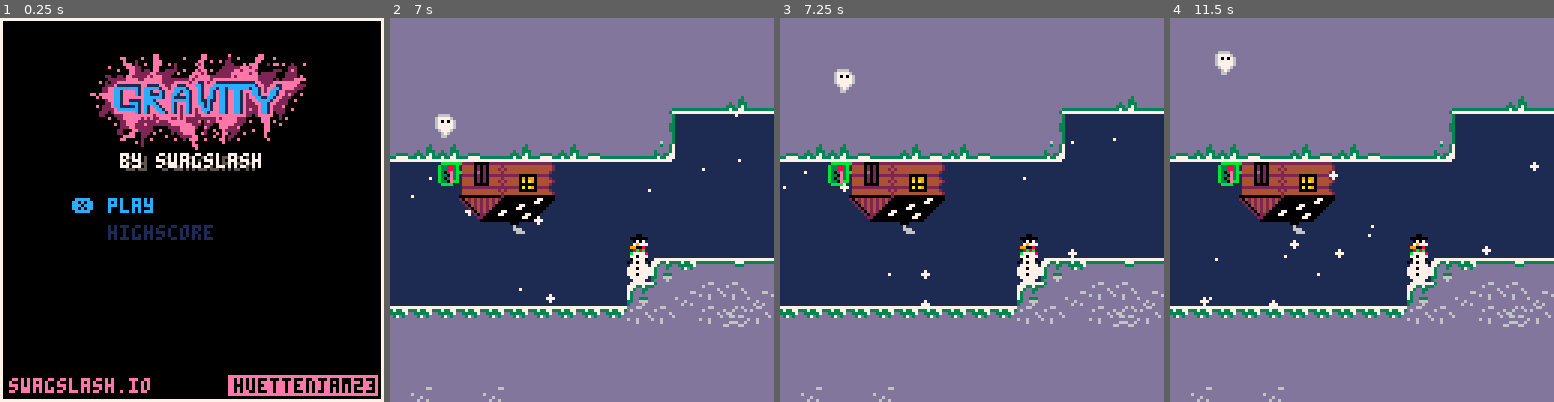
Above: before the commit, frames 1-4 (left to right).
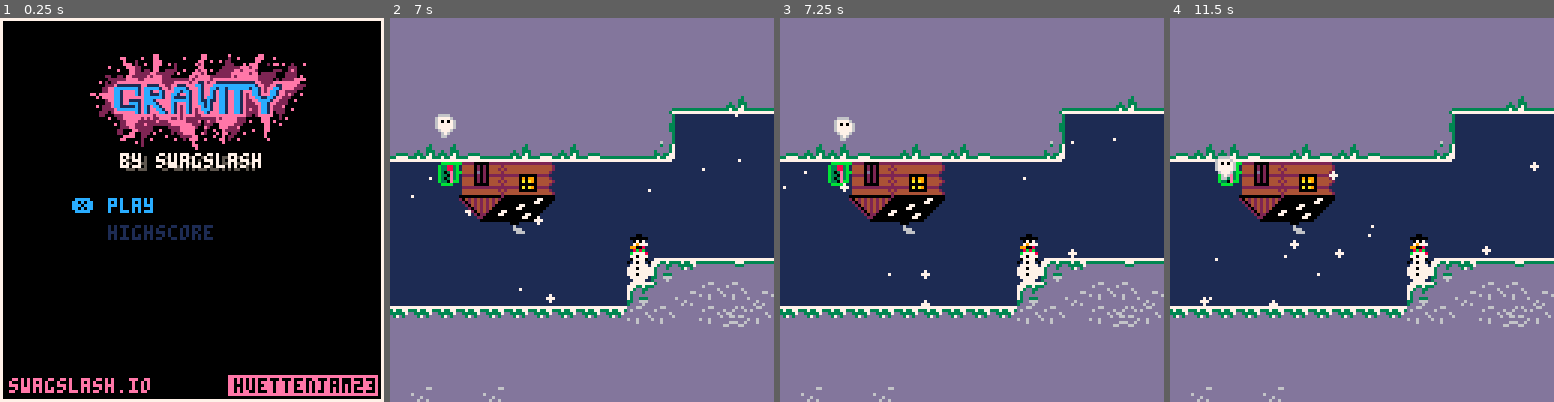
Above: after the commit, the same moments.

Repository: swagslash/huettenjam2023
Game: PICO-8 cartridge huettenjam2023.p8
Two runs of this game, one before a commit and one after it. Both use one fixed random seed, a clock stepped at 60 frames per second and the inputs below.
Inputs:
- Up to frame 1 (0.25 s): no input
- Up to frame 2 (7 s): tap X (X key) at 0.33, 1.07, 1.85, 2.97, 4.08, 5.2, 6.32 s; tap O (Z key) at 0.7, 1.7, 2.1, 2.5, 2.9, 3.3, 3.7, 4.1, 4.5, 4.9, 5.3, 5.7, 6.1, 6.5, 6.9 s; hold Up 2.15-2.42 s; hold Down 3.63-3.97 s; hold Up 4.73-5.03 s; hold Down 5.73-6.03 s
- Up to frame 3 (7.25 s): hold Up from 7.18 s (still down)
- Up to frame 4 (11.5 s): tap O (Z key) every 0.4 s from 7.3 to 11.3 s; tap X (X key) every 1.12 s from 7.43 to 10.78 s; release Up at 7.45 s; hold Down 8.67-9 s; hold Up 9.77-10.07 s; hold Down 10.77-11.07 s

Frames 1-2 are identical in both runs. In frame 3, 0.5% of the frame differs, in the area x 14-20%, y 13-33%; in frame 4, 0.5%.

Commit message:
fix missing death animations after reset

Diff:
--- a/scripts/game.lua
+++ b/scripts/game.lua
@@ -59,6 +59,7 @@
     player.is_finished = false
 
     map_scroll_x_offset = 0
+    game_over_frames = 120
     map_y_offset = level * map_level_height
 
     if next_level == level then
@@ -100,8 +101,7 @@
 function draw_game()
     -- clear screen
     cls(1)
-    -- print fps
-    print(stat(7))
+    -- print(stat(7))
 
     -- draw snow in background
     draw_snow()
@@ -123,6 +123,9 @@
         print('score ' .. score, 0, 120, 12)
         print('level ' .. level + 1, 100, 120, 12)
     end
+    -- print(current_x)
+        -- print fps
+    -- print(stat(7))
 end
 
 function toggle_gravity()
